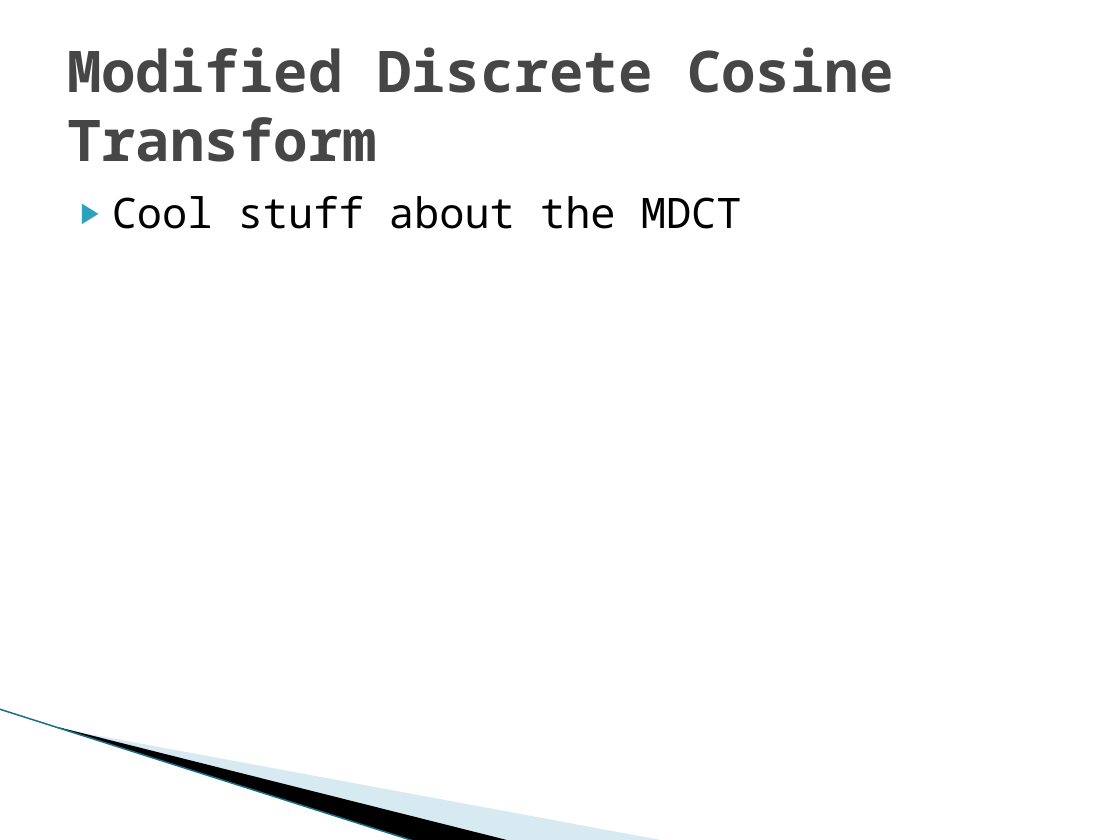
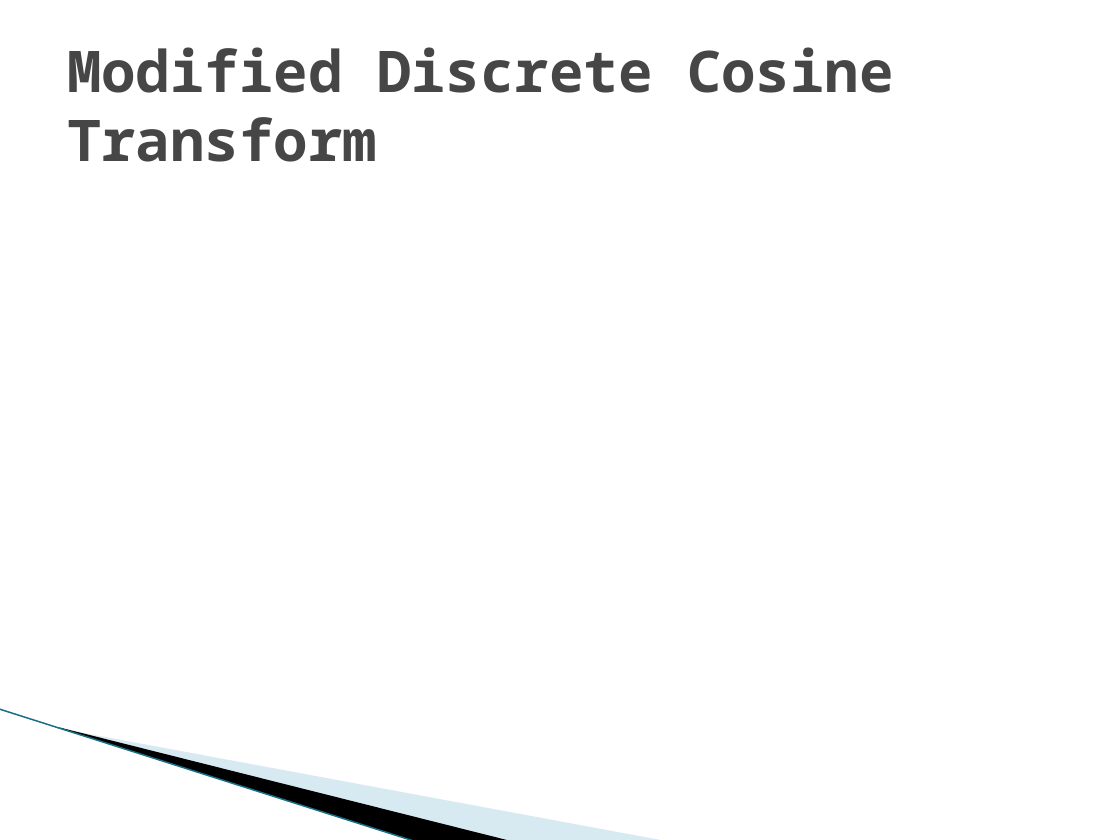
Before and after one commit to ericaddison/Algs_Term_Project, a slide deck: slide 5 of report/JET Audio Encoder.pptx. Drawn at 1120x840 pixels with LibreOffice and Linux fonts; fonts in the diff are those of the drawing; grey boxes stand for pictures; background and template pictures are left out. Boxes give left, top, right and bottom in pixels: in the first picture for what was removed or moved away, otherwise in the second. Text is boxed around its words. In the diff, an @@ line names an element or a change of style, - is before the commit and + after.

```diff
--- a/report/JET Audio Encoder.pptx
+++ b/report/JET Audio Encoder.pptx
@@ text removed at (112,196,742,229) @@
-▶ Cool stuff about the MDCT
```
Also in this commit, not shown: 4 other slides changed, 10 slides added.
